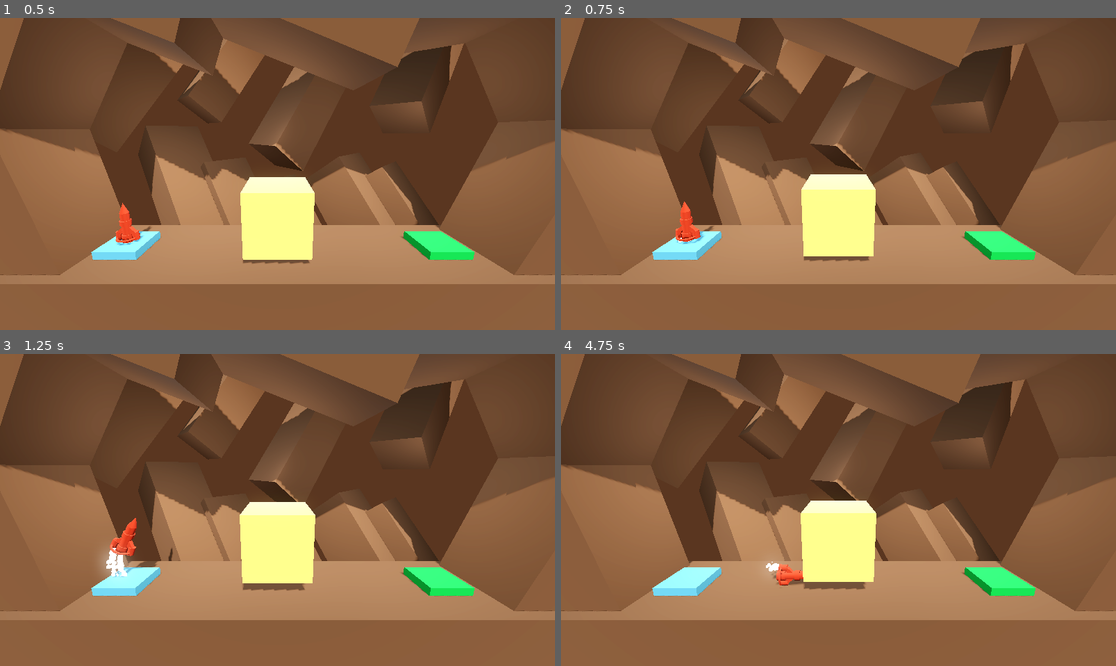
Above: before the commit, frames 1-4 (two rows, left to right).
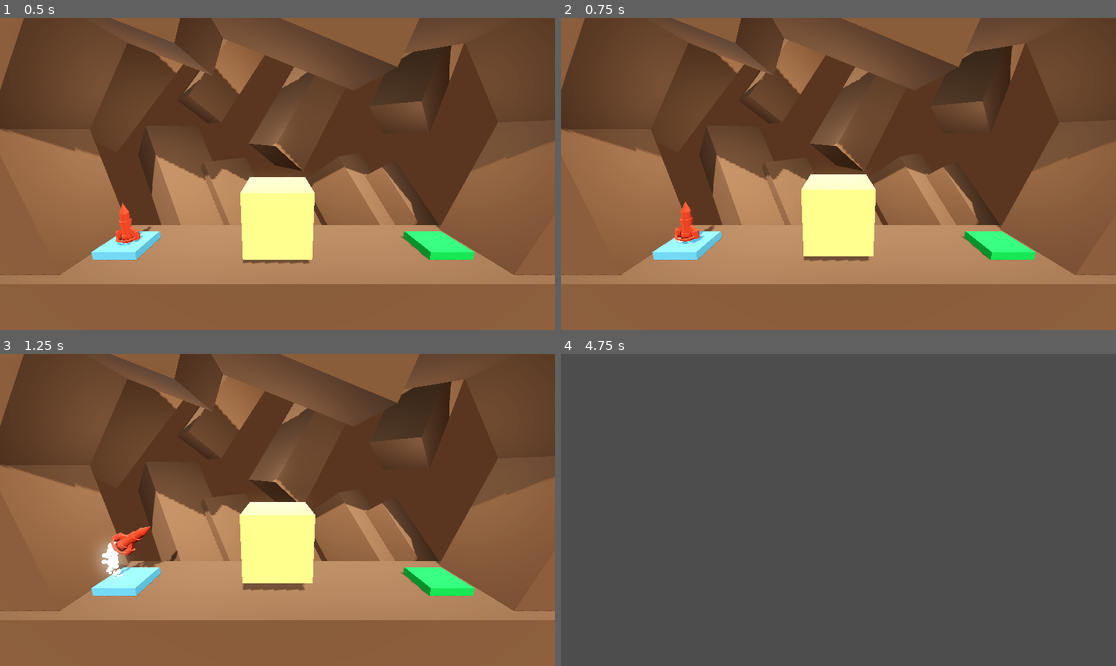
Above: after the commit, the same moments.

Repository: raonifranciscosilva/boost
Game: Godot game, scene res://Level/level_4.tscn
Same seed, same stepped clock (60 frames per second), same inputs: the game is played once before the commit and once after it. This scene is started directly instead of the project's main scene.
Inputs:
- Up to frame 1 (0.5 s): no input
- Up to frame 2 (0.75 s): tap Enter at 0.5 s; hold D (rotate_right) from 0.53 s (still down); hold Space (boost) from 0.53 s (still down)
- Up to frame 3 (1.25 s): keep holding D (rotate_right); keep holding Space (boost)
- Up to frame 4 (4.75 s): release D (rotate_right) at 1.28 s; release Space (boost) at 1.28 s; hold A (rotate_left) 1.28-2.03 s; tap Space (boost) at 1.35, 2.85, 4.35 s; hold Space (boost) 2.03-2.78 s; hold D (rotate_right) 2.03-3.53 s; hold Space (boost) 3.53-4.28 s; hold A (rotate_left) from 3.53 s (still down)

Frame 1 is identical in both runs. In frame 2, less than 0.1% of the frame differs, in the area x 20-28%, y 58-73%; in frame 3, 0.7%; in frame 4, 100%, in the area x 0-100%, y 0-100%.

Commit message:
verificar

Diff:
--- a/Level/level.tscn
+++ b/Level/level.tscn
@@ -10,17 +10,17 @@
 [sub_resource type="StandardMaterial3D" id="StandardMaterial3D_2tbjd"]
 albedo_color = Color(0.0862745, 0.729412, 0.239216, 1)
 
-[node name="Level" type="Node3D"]
+[node name="Level" type="Node3D" unique_id=225936092]
 
-[node name="Floor" parent="." instance=ExtResource("1_btl23")]
+[node name="Floor" parent="." unique_id=920594375 instance=ExtResource("1_btl23")]
 
-[node name="LaunchPad" type="CSGBox3D" parent="."]
+[node name="LaunchPad" type="CSGBox3D" parent="." unique_id=1582076822]
 transform = Transform3D(1, 0, 0, 0, 1, 0, 0, 0, 1, -7.5, 0.2, 0)
 use_collision = true
 size = Vector3(2, 0.4, 2)
 material = SubResource("StandardMaterial3D_78nla")
 
-[node name="LandingPad" type="CSGBox3D" parent="." groups=["Goal"]]
+[node name="LandingPad" type="CSGBox3D" parent="." unique_id=1287051326 groups=["Goal"]]
 transform = Transform3D(1, 0, 0, 0, 1, 0, 0, 0, 1, 8, 0.2, 0)
 use_collision = true
 size = Vector3(2, 0.4, 2)
@@ -28,8 +28,8 @@
 script = ExtResource("1_lrvxl")
 file_path = "res://Level/level_2.tscn"
 
-[node name="Camera3D" type="Camera3D" parent="."]
+[node name="Camera3D" type="Camera3D" parent="." unique_id=741749434]
 transform = Transform3D(1, 0, 0, 0, 0.978148, 0.207912, 0, -0.207912, 0.978148, 0, 5.817, 9.33)
 
-[node name="Player" parent="." instance=ExtResource("1_lo54m")]
+[node name="Player" parent="." unique_id=2049514047 instance=ExtResource("1_lo54m")]
 transform = Transform3D(1, 0, 0, 0, 1, 0, 0, 0, 1, -7.5, 1.53833, 0)
--- a/Level/level_4.tscn
+++ b/Level/level_4.tscn
@@ -11,15 +11,15 @@
 [sub_resource type="StandardMaterial3D" id="StandardMaterial3D_2tbjd"]
 albedo_color = Color(0.0862745, 0.729412, 0.239216, 1)
 
-[node name="Level" type="Node3D"]
+[node name="Level" type="Node3D" unique_id=2089142908]
 
-[node name="LaunchPad" type="CSGBox3D" parent="."]
+[node name="LaunchPad" type="CSGBox3D" parent="." unique_id=1452841905]
 transform = Transform3D(1, 0, 0, 0, 1, 0, 0, 0, 1, -7.5, 0.2, 0)
 use_collision = true
 size = Vector3(2, 0.4, 2)
 material = SubResource("StandardMaterial3D_78nla")
 
-[node name="LandingPad" type="CSGBox3D" parent="." groups=["Goal"]]
+[node name="LandingPad" type="CSGBox3D" parent="." unique_id=275267716 groups=["Goal"]]
 transform = Transform3D(1, 0, 0, 0, 1, 0, 0, 0, 1, 8, 0.2, 0)
 use_collision = true
 size = Vector3(2, 0.4, 2)
@@ -27,14 +27,15 @@
 script = ExtResource("1_i4d4q")
 file_path = "res://Level/level.tscn"
 
-[node name="Camera3D" type="Camera3D" parent="."]
+[node name="Camera3D" type="Camera3D" parent="." unique_id=2036332677]
 transform = Transform3D(1, 0, 0, 0, 0.978148, 0.207912, 0, -0.207912, 0.978148, 0, 5.817, 9.33)
 
-[node name="Player" parent="." instance=ExtResource("2_n1q6l")]
+[node name="Player" parent="." unique_id=2092201283 instance=ExtResource("2_n1q6l")]
 transform = Transform3D(1, 0, 0, 0, 1, 0, 0, 0, 1, -7.5, 1.53833, 0)
+torque_thrust = 200.0
 
-[node name="MovingHazard" parent="." instance=ExtResource("3_w5iar")]
+[node name="MovingHazard" parent="." unique_id=1323731656 instance=ExtResource("3_w5iar")]
 destination = Vector3(0, 2, 0)
 duration = 3.0
 
-[node name="Floor" parent="." instance=ExtResource("4_1qeby")]
+[node name="Floor" parent="." unique_id=18228220 instance=ExtResource("4_1qeby")]
Not shown: 1 places in Level/level.tscn that only renumber resources
Not shown: 1 places in Level/level_4.tscn that only renumber resources
